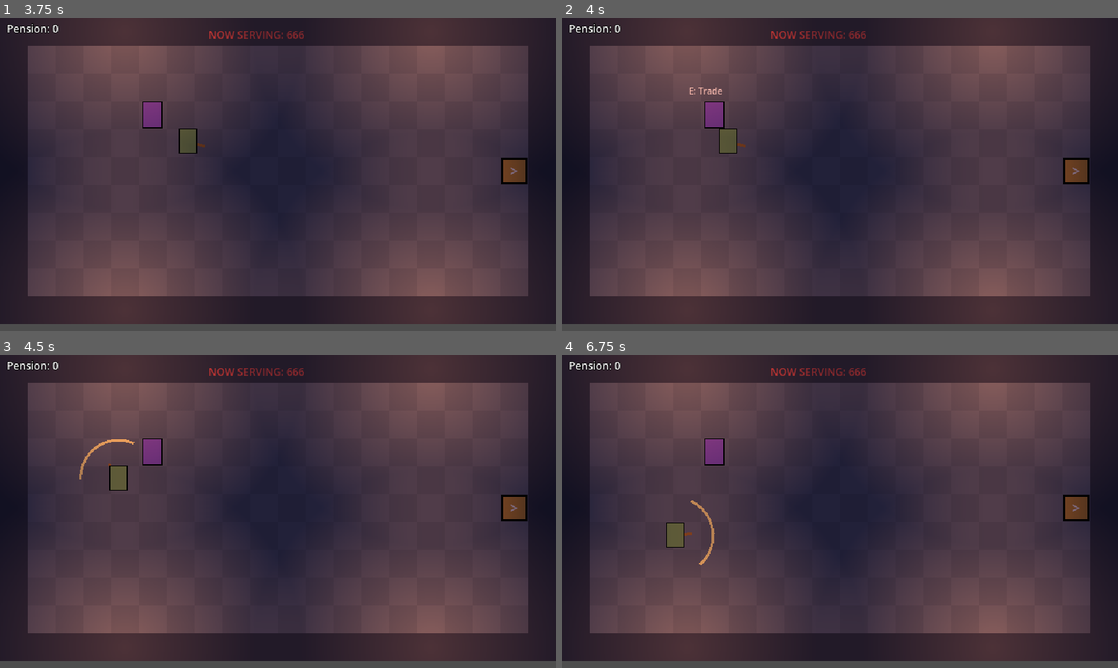
Above: before the commit, frames 1-4 (two rows, left to right).
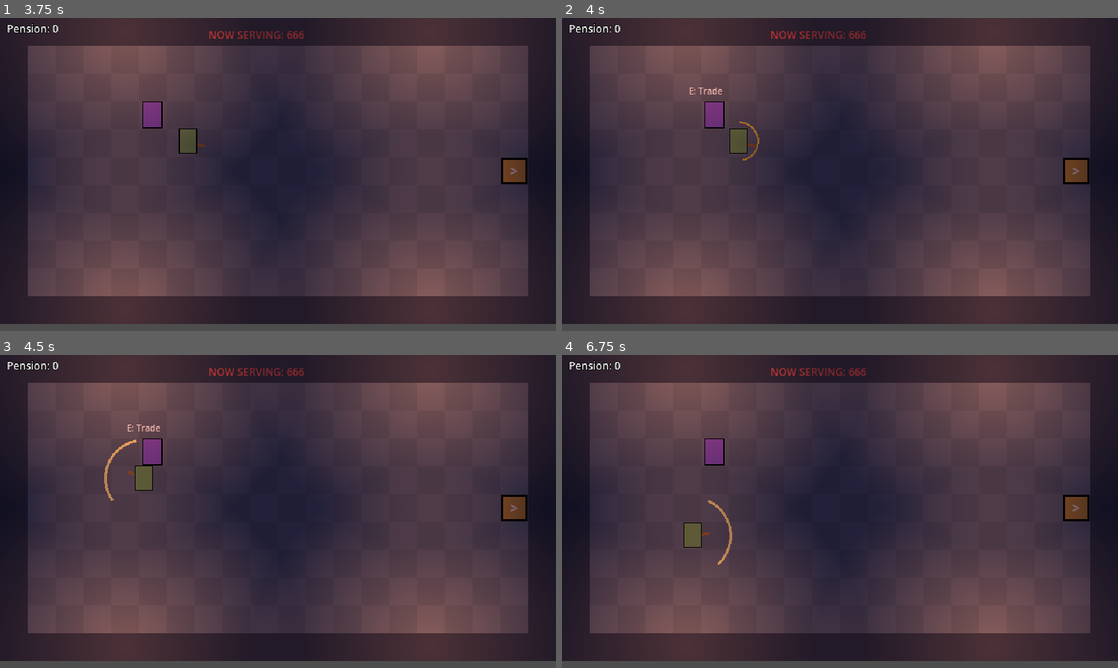
Above: after the commit, the same moments.

Repository: B1nKaTa/game
Game: Godot game, scene res://scenes/boot.tscn
Two runs of this game, one before a commit and one after it. Both use one fixed random seed, a clock stepped at 60 frames per second and the inputs below.
Inputs (mouse positions are in pixels of both pictures, inside the frame that each line leads up to):
- Up to frame 1 (3.75 s): tap Space (dodge) at 0.5, 1.25, 1.55 s; move the mouse to (400, 158) at 0.52 s; press the mouse at (400, 158) at 0.53 s; hold D (move_right) 0.53-1.28 s; tap Enter (ui_accept) at 0.77, 1.52, 3.02 s; right-click (400, 158) at 0.8 s; move the mouse to (166, 190) at 1.27 s; release the mouse at (166, 190) at 1.28 s; hold S (move_down) 1.28-2.03 s; right-click (166, 190) at 1.35 s; click (166, 190) at 1.42 s; move the mouse to (333, 105) at 2.02 s; hold D (move_right) 2.03-2.78 s; hold Space (dodge) 2.03-2.78 s; click (333, 105) at 2.17 s; tap E (interact) at 2.3, 2.85 s; move the mouse to (250, 237) at 2.77 s; hold W (move_up) 2.78-3.53 s; click (250, 237) at 3.05 s; move the mouse to (444, 221) at 3.52 s; press the mouse at (444, 221) at 3.53 s; hold A (move_left) from 3.53 s (still down)
- Up to frame 2 (4 s): keep holding A (move_left); tap Enter (ui_accept) at 3.77 s; right-click (1006, 221) at 3.8 s
- Up to frame 3 (4.5 s): keep holding A (move_left); move the mouse to (111, 464) at 4.27 s; release the mouse at (111, 464) at 4.28 s; right-click (111, 464) at 4.35 s; click (111, 464) at 4.42 s
- Up to frame 4 (6.75 s): tap Enter (ui_accept) at 4.52, 6.02 s; tap Space (dodge) at 4.55 s; move the mouse to (867, 511) at 5.02 s; release A (move_left) at 5.03 s; hold S (move_down) 5.03-5.78 s; hold Space (dodge) 5.03-5.78 s; click (867, 511) at 5.17 s; tap E (interact) at 5.3, 5.85 s; move the mouse to (756, 433) at 5.77 s; hold D (move_right) 5.78-6.53 s; click (756, 433) at 6.05 s; move the mouse to (962, 495) at 6.52 s; hold W (move_up) from 6.53 s (still down); tap 1 at 6.6 s; click (962, 495) at 6.67 s

Frame 1 is identical in both runs. In frame 2, 0.4% of the frame differs, in the area x 28-36%, y 33-46%; in frame 3, 0.8%, in the area x 14-29%, y 22-47%; in frame 4, 0.7%.

Commit message:
Charge the swing by holding attack and rename the right click action to throw
Co-Authored-By: Claude Opus 5.5 <noreply@anthropic.com>

Diff:
--- a/scripts/actors/player.gd
+++ b/scripts/actors/player.gd
@@ -64,15 +64,14 @@
 
 
 func _handle_attacks() -> void:
-	if Input.is_action_just_pressed("charge"):
-		_charge.start()
-	if Input.is_action_just_released("charge"):
-		if _charge.release():
-			_swing(ChargeSwing.DAMAGE, CHARGE_REACH, CHARGE_ANGLE, ChargeSwing.KNOCKBACK)
-	if Input.is_action_just_pressed("attack") and not _charge.is_charging():
+	if Input.is_action_just_pressed("attack"):
 		var damage := _combo.try_attack()
 		if damage > 0:
 			_swing(damage, ATTACK_REACH, ATTACK_ANGLE, ATTACK_PUSH)
+		_charge.start()
+	if Input.is_action_just_released("attack"):
+		if _charge.release():
+			_swing(ChargeSwing.DAMAGE, CHARGE_REACH, CHARGE_ANGLE, ChargeSwing.KNOCKBACK)
 
 
 func _swing(damage: float, reach: float, angle: float, push: float) -> void:
--- a/scripts/core/charge_swing.gd
+++ b/scripts/core/charge_swing.gd
@@ -2,33 +2,42 @@
 extends RefCounted
 
 const CHARGE_TIME := 0.7
+const HOLD_DELAY := 0.2
 const DAMAGE := 30
 const KNOCKBACK := 220.0
 
-var _charging := false
+var _holding := false
 var _time := 0.0
 
 
 func start() -> void:
-	_charging = true
+	_holding = true
 	_time = 0.0
 
 
 func release() -> bool:
-	var ready := _charging and _time >= CHARGE_TIME
-	_charging = false
-	_time = 0.0
+	var ready := _holding and _time >= CHARGE_TIME
+	cancel()
 	return ready
 
 
+func cancel() -> void:
+	_holding = false
+	_time = 0.0
+
+
 func tick(delta: float) -> void:
-	if _charging:
+	if _holding:
 		_time += delta
 
 
+func is_holding() -> bool:
+	return _holding
+
+
 func is_charging() -> bool:
-	return _charging
+	return _holding and _time >= HOLD_DELAY
 
 
 func progress() -> float:
-	return minf(_time / CHARGE_TIME, 1.0)
+	return clampf((_time - HOLD_DELAY) / (CHARGE_TIME - HOLD_DELAY), 0.0, 1.0)
--- a/scripts/core/input_setup.gd
+++ b/scripts/core/input_setup.gd
@@ -10,7 +10,7 @@
 	_key("dodge", KEY_SPACE)
 	_key("interact", KEY_E)
 	_mouse("attack", MOUSE_BUTTON_LEFT)
-	_mouse("charge", MOUSE_BUTTON_RIGHT)
+	_mouse("throw", MOUSE_BUTTON_RIGHT)
 
 
 static func _key(action: String, key: Key) -> void:
--- a/tests/test_combat.gd
+++ b/tests/test_combat.gd
@@ -79,6 +79,36 @@
 func test_input_actions_exist() -> void:
 	InputSetup.ensure()
 	InputSetup.ensure()
-	for action in ["move_left", "move_right", "move_up", "move_down", "attack", "charge", "dodge", "interact"]:
+	for action in ["move_left", "move_right", "move_up", "move_down", "attack", "throw", "dodge", "interact"]:
 		assert_true(InputMap.has_action(action), action)
 		assert_eq(InputMap.action_get_events(action).size(), 1, action)
+
+
+func test_charge_only_shows_after_the_hold_delay() -> void:
+	var charge := ChargeSwing.new()
+	charge.start()
+	assert_true(charge.is_holding())
+	assert_false(charge.is_charging(), "a tap is not a charge")
+	charge.tick(ChargeSwing.HOLD_DELAY - 0.01)
+	assert_false(charge.is_charging())
+	charge.tick(0.02)
+	assert_true(charge.is_charging())
+	assert_true(charge.progress() < 0.1, "indicator starts empty")
+
+
+func test_releasing_a_tap_does_nothing() -> void:
+	var charge := ChargeSwing.new()
+	charge.start()
+	charge.tick(0.1)
+	assert_false(charge.release())
+	assert_false(charge.is_holding())
+
+
+func test_charge_cancel_stops_it() -> void:
+	var charge := ChargeSwing.new()
+	charge.start()
+	charge.tick(ChargeSwing.CHARGE_TIME + 0.1)
+	charge.cancel()
+	assert_false(charge.is_holding())
+	assert_false(charge.is_charging())
+	assert_false(charge.release(), "cancelled charge never fires")
